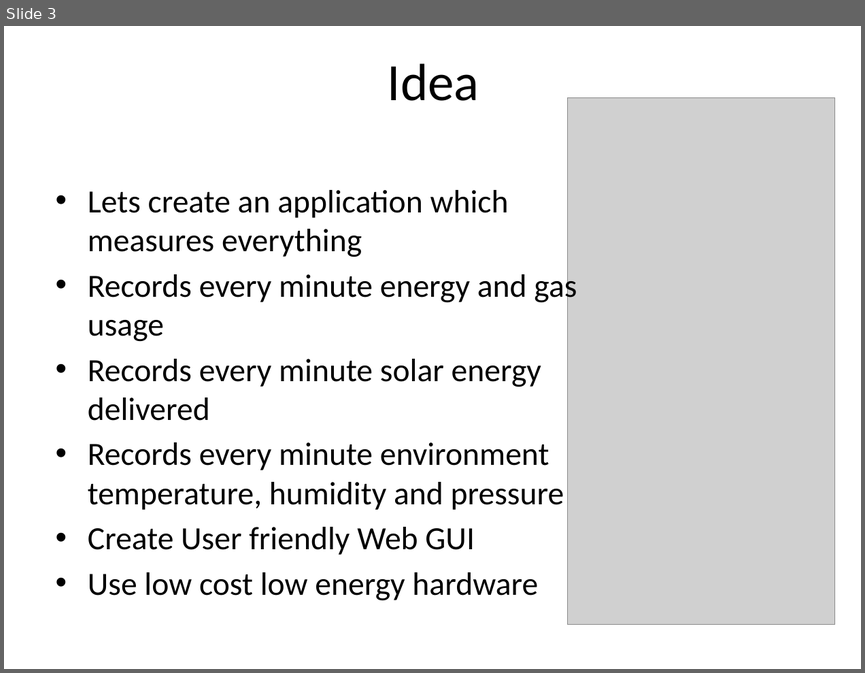
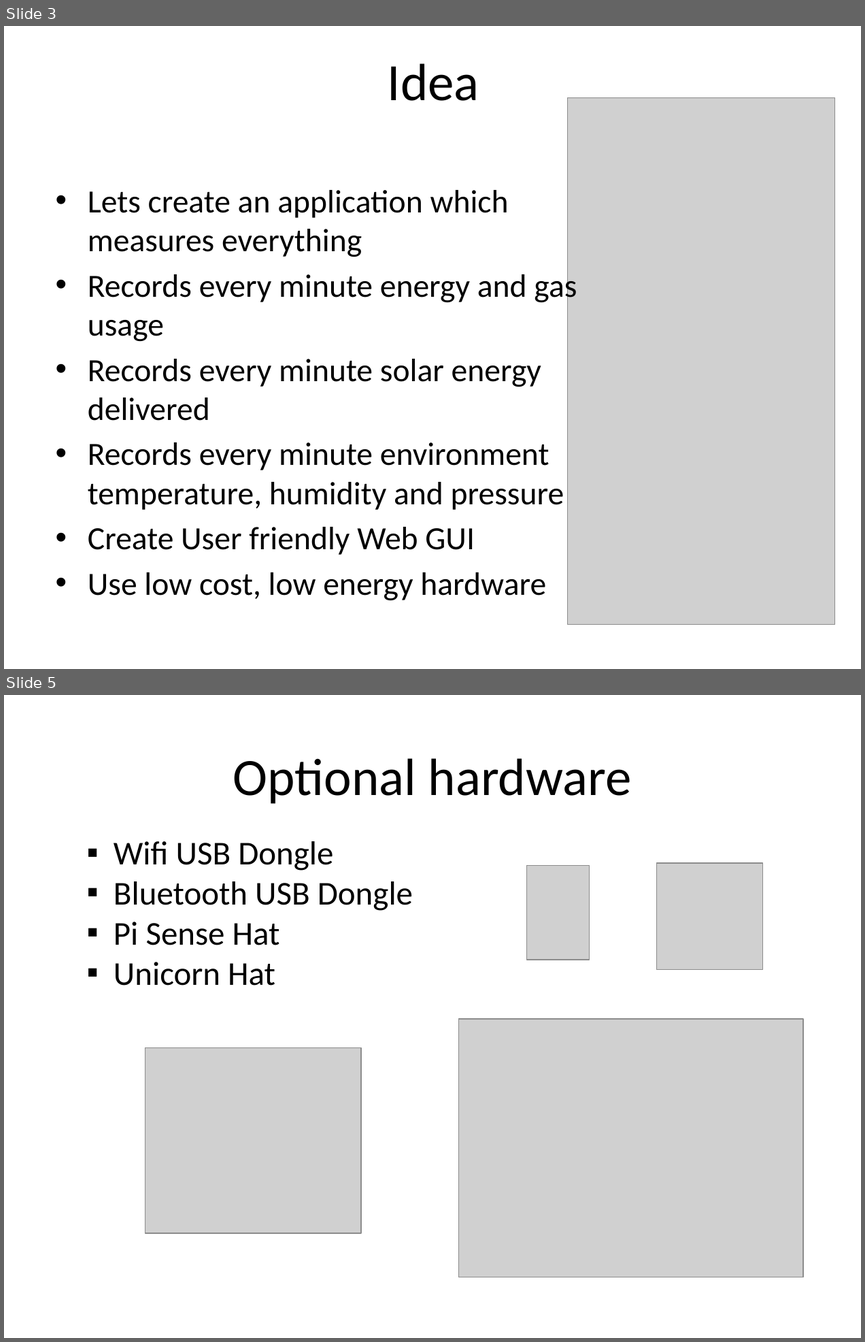
Before and after one commit to plaatsoft/plaatenergy, a slide deck: doc/ppt/PlaatEnergy Design.pptx. Shown one above the other, each under a label of ours: slide 3 before the commit, slides 3 and 5 after it; the slides between them are not shown. The pictures are 865x673 and 865x1342 pixels, drawn with LibreOffice and Linux fonts; fonts in the diff are those of the drawing; grey boxes stand for pictures. Boxes give left, top, right and bottom in pixels: in the first picture for what was removed or moved away, otherwise in the second. Text is boxed around its words. In the diff, an @@ line names an element or a change of style, - is before the commit and + after.

```diff
--- a/doc/ppt/PlaatEnergy Design.pptx
+++ b/doc/ppt/PlaatEnergy Design.pptx
@@ slide 5 added at (4,695,861,1338), background #FFFFFF @@
@@ title added at (233,758,632,804), 44 pt, text #000000 @@
+Optional hardware
@@ text added at (113,841,413,985), 28 pt, text #000000 @@
+▪ Wifi USB Dongle
+▪ Bluetooth USB Dongle
+▪ Pi Sense Hat
+▪ Unicorn Hat
@@ picture added at (527,866,589,960) @@
@@ picture added at (656,863,762,969) @@
@@ picture added at (459,1019,804,1277) @@
@@ picture added at (145,1048,361,1233) @@
@@ slide 3 changed as well @@
@@ text at (88,572,546,601): text changed @@
-• Use low cost low energy hardware
+• Use low cost, low energy hardware
```
Also in this commit, not shown: 10 other slides changed, 4 other slides added, 5 slides removed.
